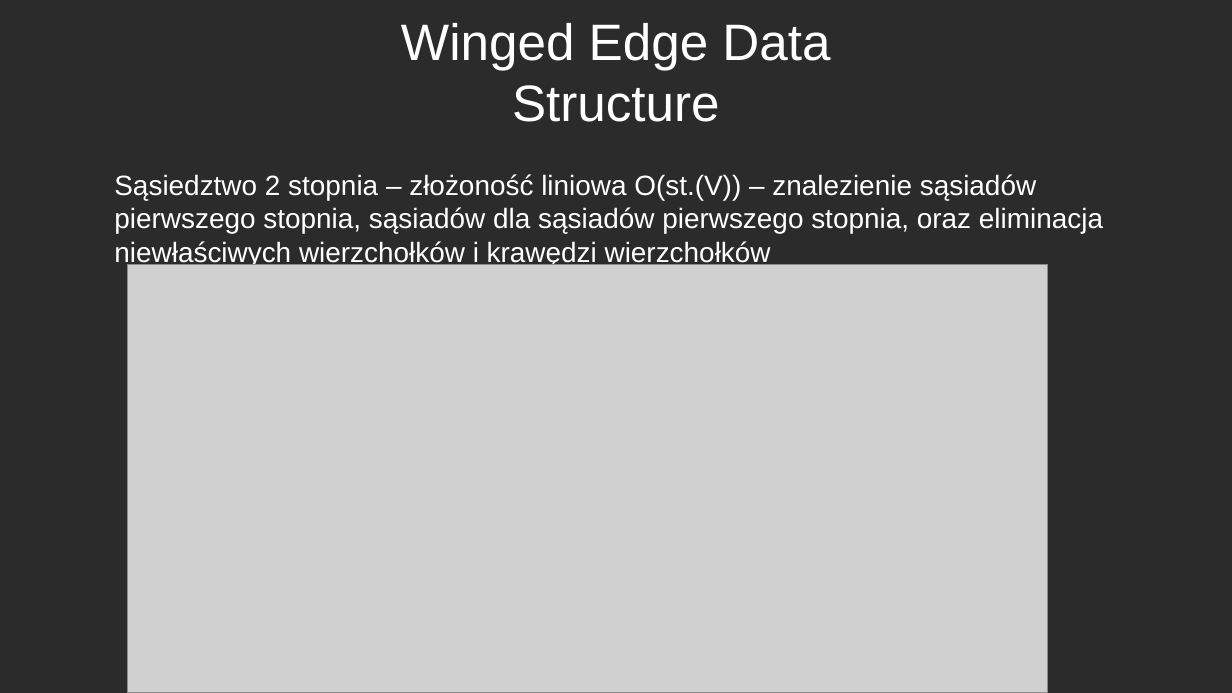
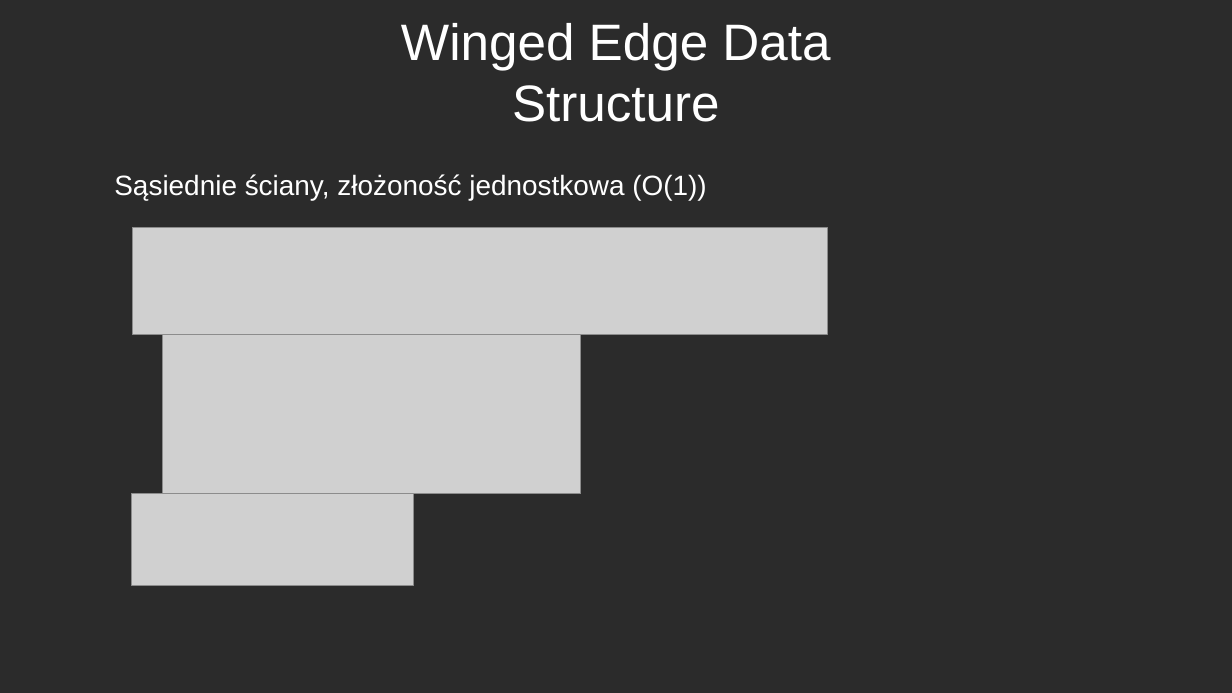
Before and after one commit to djastrzab/Algorytmy-Geometryczne, a slide deck: slide 10 of projekt/prezentacja.odp. Drawn at 1232x693 pixels with LibreOffice and Linux fonts; fonts in the diff are those of the drawing; grey boxes stand for pictures; background and template pictures are left out; a plain dark background stands for a picture behind light text. Boxes give left, top, right and bottom in pixels: in the first picture for what was removed or moved away, otherwise in the second. Text is boxed around its words. In the diff, an @@ line names an element or a change of style, - is before the commit and + after.

```diff
--- a/projekt/prezentacja.odp
+++ b/projekt/prezentacja.odp
@@ text at (114, 174, 706, 200): text changed @@
-Sąsiedztwo 2 stopnia – złożoność liniowa O(st.(V)) – znalezienie sąsiadów pierwszego stopnia, sąsiadów dla sąsiadów pierwszego stopnia, oraz eliminacja niewłaściwych wierzchołków i krawędzi wierzchołków
+Sąsiednie ściany, złożoność jednostkowa (O(1))
@@ picture added at (132, 227, 827, 334) @@
@@ picture: place and size @@
-picture at (127, 265, 1048, 693)
+picture at (163, 334, 581, 494)
@@ picture added at (132, 494, 414, 586) @@
```
Also in this commit, not shown: 2 other files.
